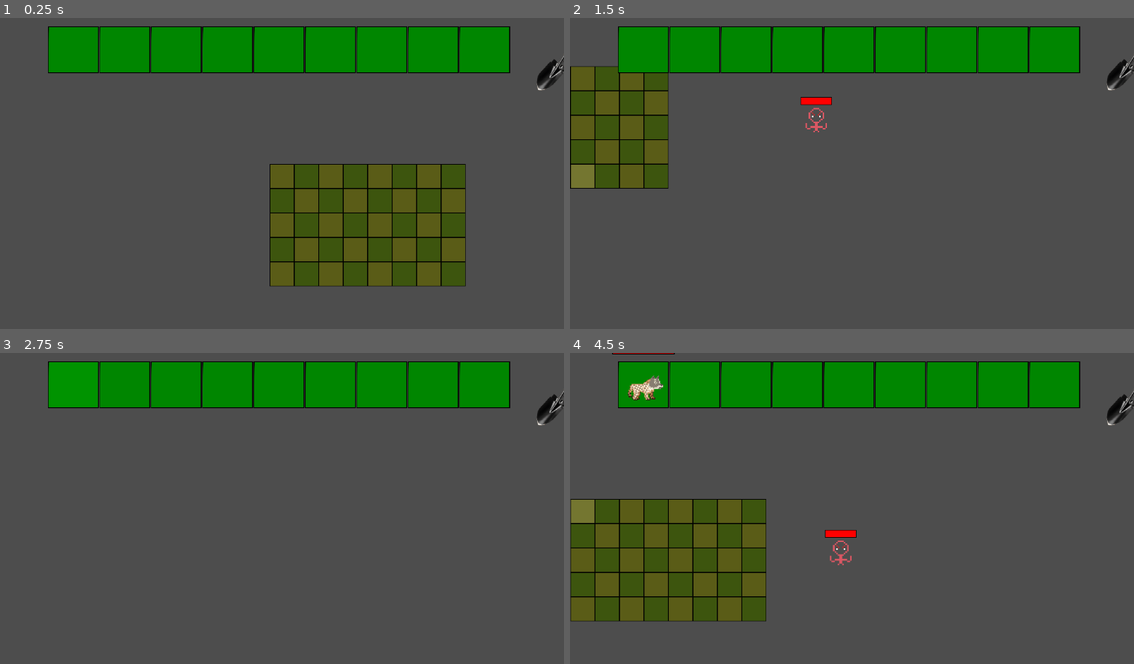
Above: before the commit, frames 1-4 (two rows, left to right).
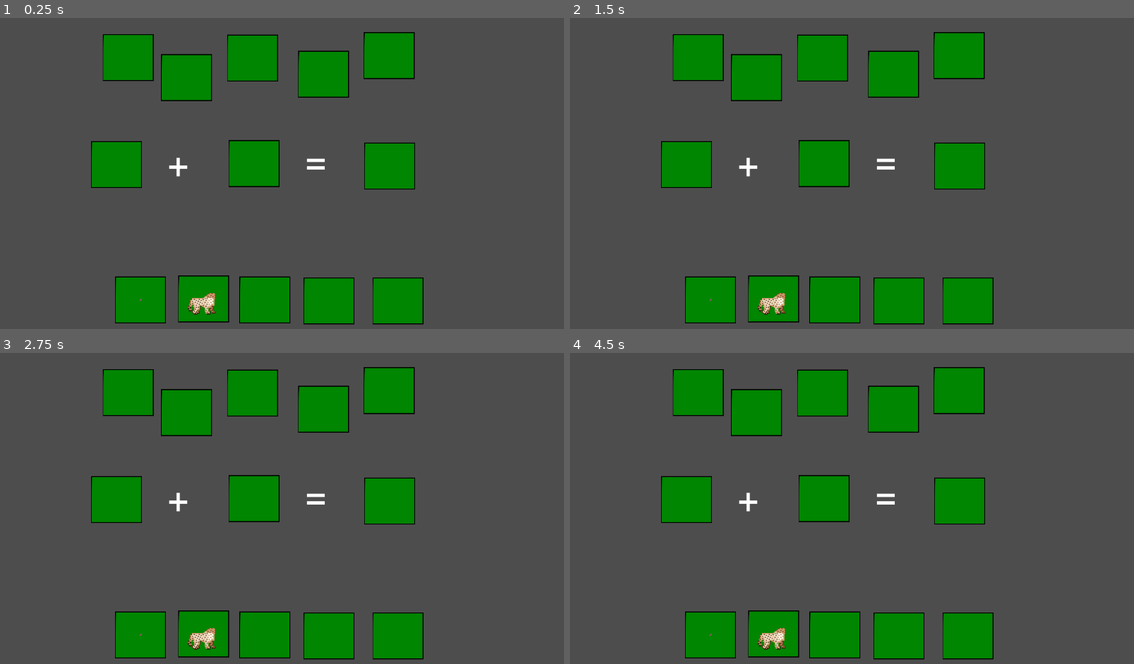
Above: after the commit, the same moments.

Repository: ClimbingWolf/Developing-Natural-Amalgams
Game: Godot game, scene res://ui/Crafting Menu/crafting_menu.tscn
Two runs of this game, one before a commit and one after it. Both use one fixed random seed, a clock stepped at 60 frames per second and the inputs below. Before the commit the project starts from res://main.tscn. The engine's default icon, where the game draws it, is replaced by a stand-in: a white triangle on a blue panel in a dark square.
Inputs (mouse positions are in pixels of both pictures, inside the frame that each line leads up to):
- Up to frame 1 (0.25 s): no input
- Up to frame 2 (1.5 s): tap Enter at 0.5 s; move the mouse to (852, 176) at 0.52 s; hold D (right) 0.53-1.28 s; click (852, 176) at 0.6 s; move the mouse to (581, 176) at 1.27 s; hold S (down) from 1.28 s (still down); click (581, 176) at 1.35 s
- Up to frame 3 (2.75 s): move the mouse to (73, 384) at 2.02 s; release S (down) at 2.03 s; hold D (right) from 2.03 s (still down); click (73, 384) at 2.1 s
- Up to frame 4 (4.5 s): tap Space at 2.75 s; move the mouse to (694, 384) at 2.77 s; release D (right) at 2.78 s; hold W (up) 2.78-3.53 s; click (694, 384) at 2.85 s; tap Enter at 3.5 s; move the mouse to (744, 384) at 3.52 s; hold Left (left) from 3.53 s (still down); click (744, 384) at 3.6 s; move the mouse to (581, 511) at 4.27 s; click (581, 511) at 4.35 s

The runs differ from the first frame. In frame 1, 34% of the frame differs, in the area x 8-100%, y 2-99%; in frame 2, 29%; in frame 3, 22%; in frame 4, 35%, in the area x 0-100%, y 0-99%.

Commit message:
Required Commit to merge

Diff:
--- a/project.godot
+++ b/project.godot
@@ -11,7 +11,7 @@
 [application]
 
 config/name="DNA-Game"
-run/main_scene="uid://eecdrcl7vp7g"
+run/main_scene="uid://dfvvmn17junvx"
 config/features=PackedStringArray("4.6", "Forward Plus")
 config/icon="res://icon.svg"
 
